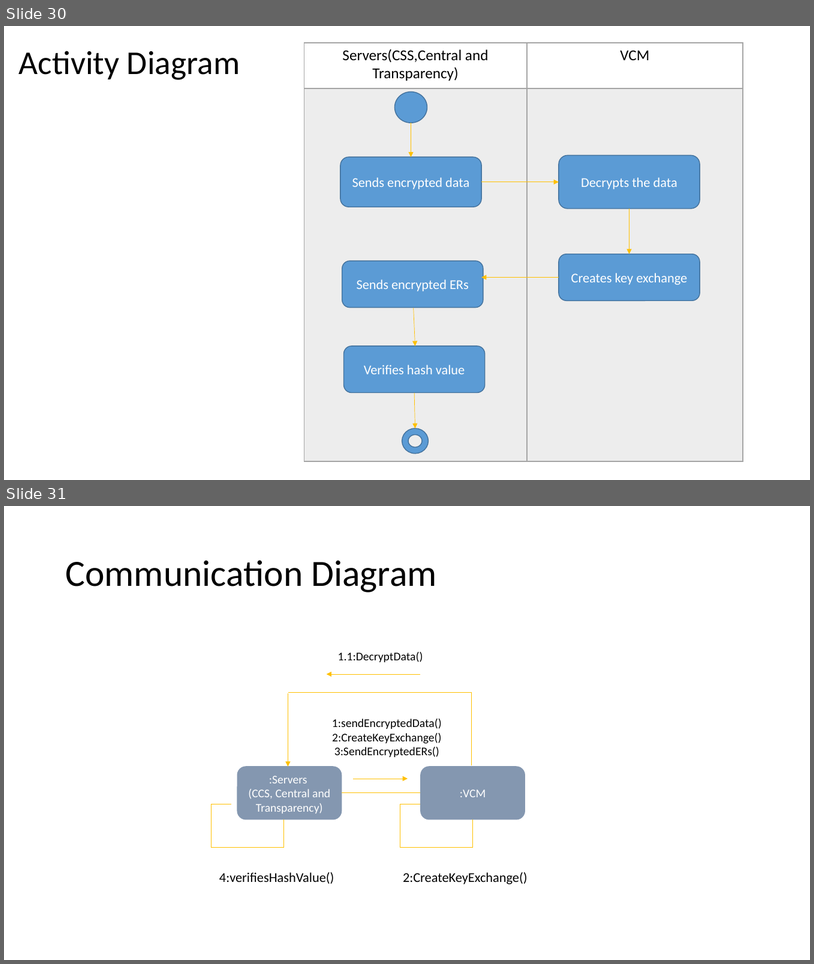
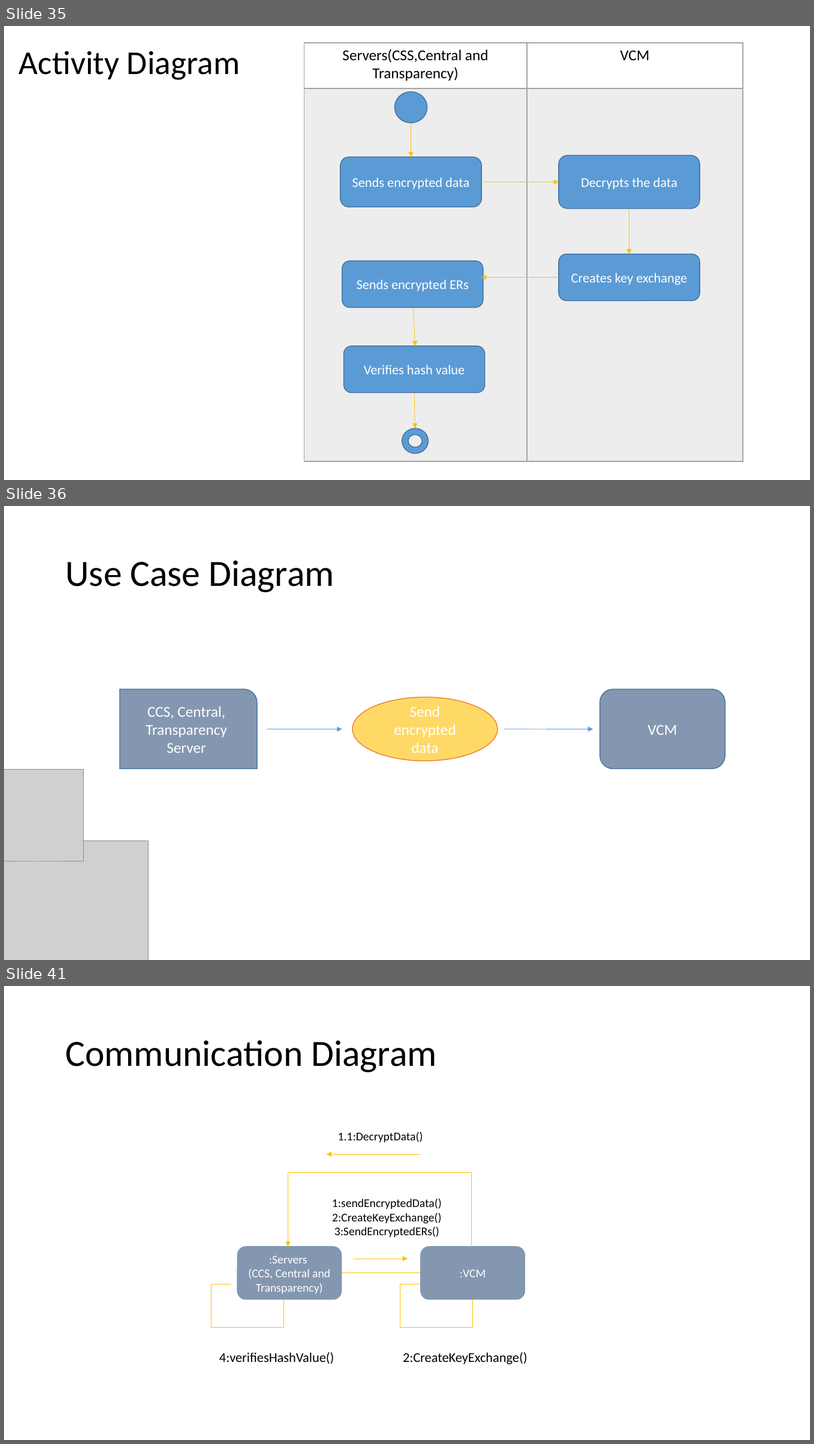
Before and after one commit to seans888/Project---Automate-Election, a slide deck: Documentation/Finals_Sysadd1.pptx. Shown one above the other, each under a label of ours: slides 30 and 31 before the commit, slides 35, 36 and 41 after it; the slides between them are not shown. The pictures are 814x964 and 814x1444 pixels, drawn with LibreOffice and Linux fonts; fonts in the diff are those of the drawing; grey boxes stand for pictures. Boxes give left, top, right and bottom in pixels: in the first picture for what was removed or moved away, otherwise in the second. Text is boxed around its words. In the diff, an @@ line names an element or a change of style, - is before the commit and + after.

```diff
--- a/Documentation/Finals_Sysadd1.pptx
+++ b/Documentation/Finals_Sysadd1.pptx
@@ slide 36 added at <box>4,506,810,960</box>, background #FFFFFF @@
@@ title added at <box>65,560,335,592</box>, 44 pt, text #000000 @@
+Use Case Diagram
@@ round rect added at <box>120,690,257,769</box>, fill #8497B0, outline #43739E 1 pt, 18 pt, text #FFFFFF @@
+CCS, Central, Transparency Server
@@ ellipse added at <box>353,697,498,760</box>, fill #FFD966, outline #ED7D31 1 pt, 18 pt, text #FFFFFF @@
+Send encrypted data
@@ rounded rectangle added at <box>600,690,726,769</box>, fill #8497B0, outline #43739E 1 pt, 18 pt, text #FFFFFF @@
+VCM
@@ arrow added from (268, 729) to (342, 729), #5B9BD5 0.5 pt @@
@@ arrow added from (504, 729) to (593, 729), #5B9BD5 0.5 pt @@
@@ picture added at <box>4,769,83,861</box> @@
@@ picture added at <box>4,841,148,960</box> @@
@@ what was slide 30 is now slide 35 @@
@@ what was slide 31 is now slide 41 @@
```
Also in this commit, not shown: 5 slides changed, 11 other slides added, 2 slides removed, 2 other files.
